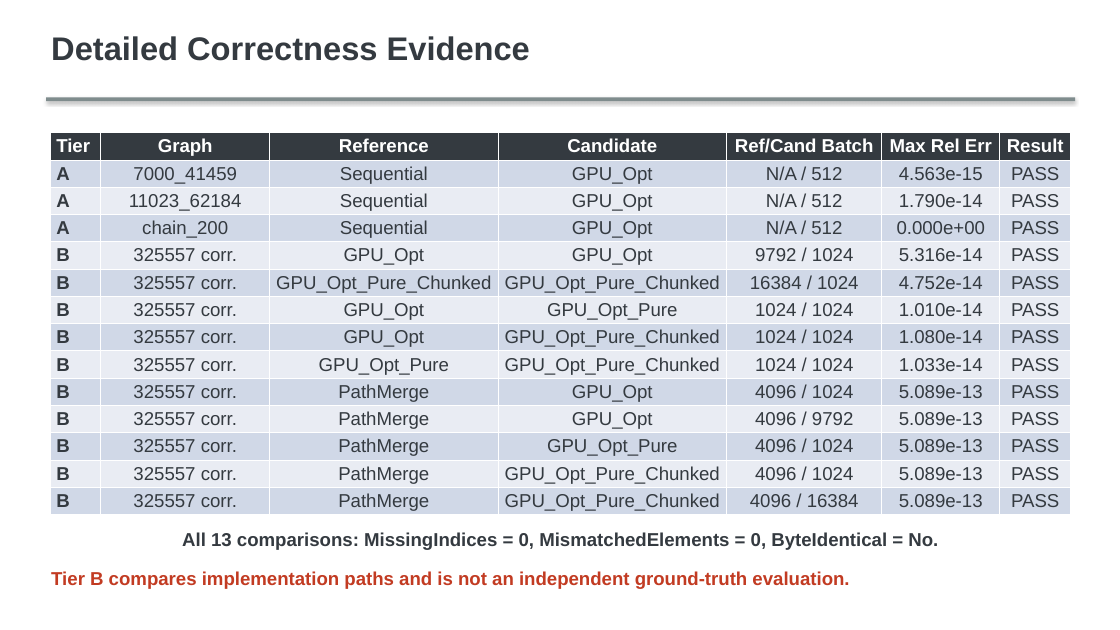
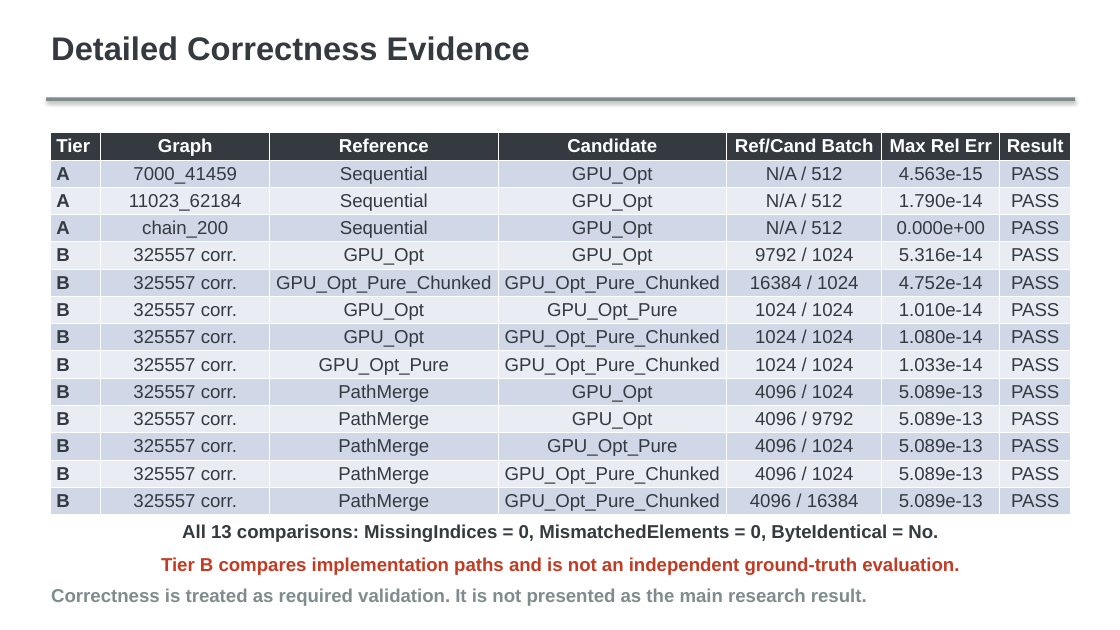
Before and after one commit to m5291091/lab, a slide deck: slide 22 of thesis_bc_project/docs/thesis/presentation/editable/master_thesis_presentation_v1.pptx (slide 21 before the commit). Drawn at 1120x630 pixels with LibreOffice and Linux fonts; fonts in the diff are those of the drawing. Boxes give left, top, right and bottom in pixels: in the first picture for what was removed or moved away, otherwise in the second. Text is boxed around its words. In the diff, an @@ line names an element or a change of style, - is before the commit and + after.

```diff
--- a/thesis_bc_project/docs/thesis/presentation/editable/master_thesis_presentation_v1.pptx
+++ b/thesis_bc_project/docs/thesis/presentation/editable/master_thesis_presentation_v1.pptx
@@ text "All 13 comparisons: MissingIndices = ...": place and size @@
-text "All 13 comparisons: MissingIndices = ..." at (182,532,938,550)
+text "All 13 comparisons: MissingIndices = ..." at (182,524,938,542)
@@ text "Tier B compares implementation paths ...": place and size @@
-text "Tier B compares implementation paths ..." at (51,571,849,589)
+text "Tier B compares implementation paths ..." at (161,557,959,575)
@@ text "Tier B compares implementation paths ..." at (161,557,959,575): alignment left to centre; vertical alignment top to middle @@
@@ text added at (51,588,867,606), 16 pt, text #7F8C8D, bold @@
+Correctness is treated as required validation. It is not presented as the main research result.
```
Also in this commit, not shown: 13 other slides changed, 6 slides added, 5 slides removed, 5 other files.
